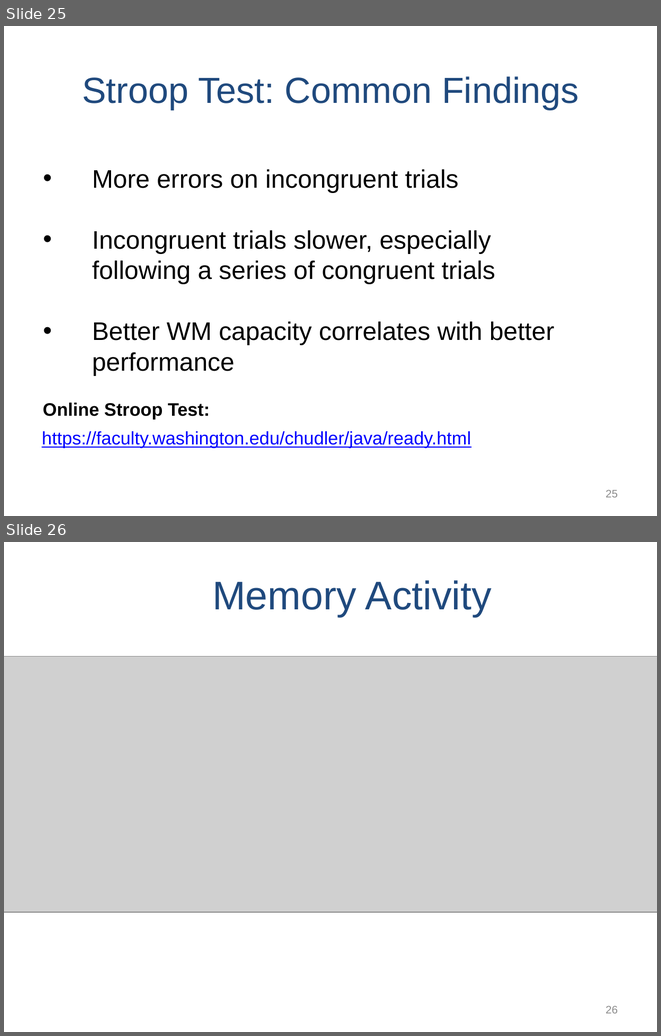
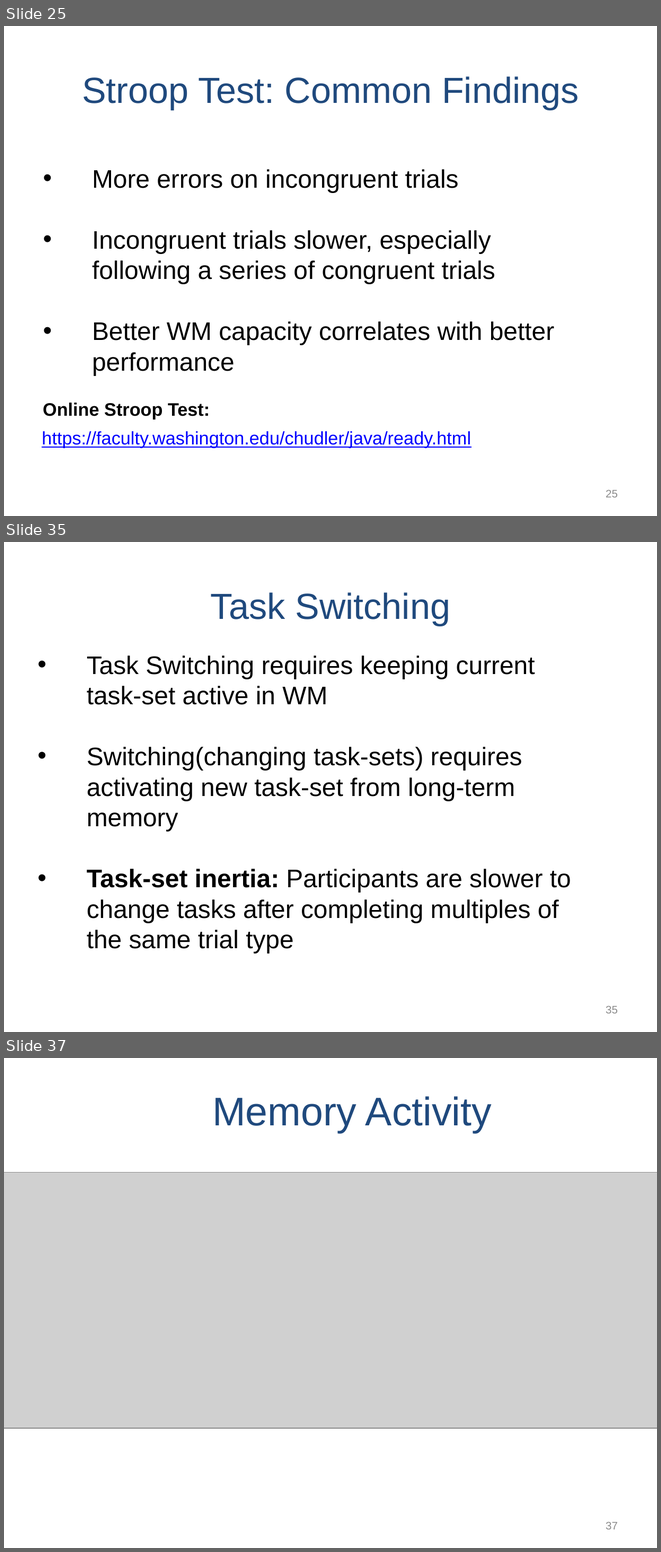
Before and after one commit to npm27/Teaching-Materials, a slide deck: Memory/Slides/Chapter 3.PPTX. Shown one above the other, each under a label of ours: slides 25 and 26 before the commit, slides 25, 35 and 37 after it; the slides between them are not shown. The pictures are 661x1036 and 661x1552 pixels, drawn with LibreOffice and Linux fonts; fonts in the diff are those of the drawing; grey boxes stand for pictures. Boxes give left, top, right and bottom in pixels: in the first picture for what was removed or moved away, otherwise in the second. Text is boxed around its words. In the diff, an @@ line names an element or a change of style, - is before the commit and + after.

Commit message:
Memory

```diff
--- a/Memory/Slides/Chapter 3.PPTX
+++ b/Memory/Slides/Chapter 3.PPTX
@@ slide 35 added at bbox=[4, 542, 657, 1032], background #FFFFFF @@
@@ title added at bbox=[211, 592, 450, 626], 40 pt, text #1F497D @@
+Task Switching
@@ text added at bbox=[87, 655, 571, 953], 28 pt, text #000000 @@
+• Task Switching requires keeping current task-set active in WM
+• Switching(changing task-sets) requires activating new task-set from long-term memory
+• Task-set inertia: Participants are slower to change tasks after completing multiples of the same trial type
@@ page number added at bbox=[606, 1006, 618, 1013], 12 pt, text #8C8C8C @@
+35
@@ what was slide 26 is now slide 37 @@
@@ page number at bbox=[606, 1522, 618, 1529]: text changed @@
-26
+37
```
Also in this commit, not shown: 2 slides changed, 11 other slides added, 3 other files.
